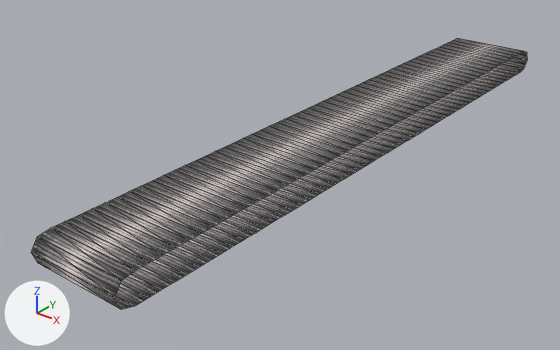
Renders of the FBX model Call_of_du_Tri/Assets/4_Meshs/COD_Conveyor Belt.fbx from each side of a commit.
The view is the same before and after, from a camera (50 mm lens) standing at (57.7, -89.0, 44.4) and looking at (-6.7, -8.4, -5.6). Arrows for +X, +Y and +Z are at lower left; the lights stay in place. Mesh edges are drawn as thin lines. Where no turn or scale is listed for an object, it has been applied to the vertices.

The first picture shows 'Conveyer_Belt'.
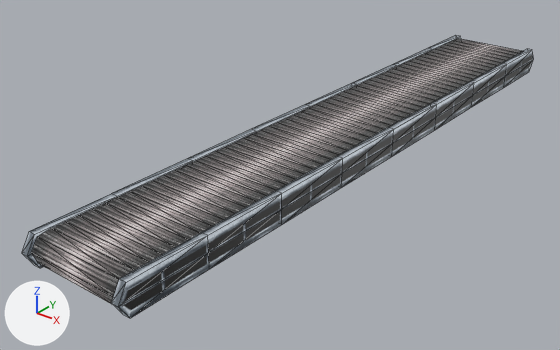
The newer file is also turned or shifted as a whole; pictures and numbers use the older file's frame.

Pixel boxes (x1, y1, x2, y2) of what changed, in the pictures (560 x 350 px):
'Conveyor_Side_L', added: after (111, 49, 533, 318)
'Conveyor_Side_R', now drawn: after (22, 35, 461, 268)

Diff of the bpy script that builds the scene:
```diff
--- a/Call_of_du_Tri/Assets/4_Meshs/COD_Conveyor Belt.fbx.py
+++ b/Call_of_du_Tri/Assets/4_Meshs/COD_Conveyor Belt.fbx.py
@@ img_cod_conveyorsides_tif @@
+img_cod_conveyorsides_tif = load_image('COD_ConveyorSides.tif', '_unpacked/COD_ConveyorSides.tif', 128, 128, 'sRGB')
@@ mat_mat_002 @@
+mat_mat_002 = bpy.data.materials.new('Mat.002')
+# colours: black #000000
+# uses the picture img_cod_conveyorbelt_tif
@@ mat_mat_001 @@
+mat_mat_001 = bpy.data.materials.new('Mat.001')
+# colours: black #000000
+# uses the picture img_cod_conveyorsides_tif
@@ me_mesh @@
 me_mesh.from_pydata(...)  # 222 vertices, 220 faces; spans x -7.6..6.0, y -50.0..50.0, z -1.6..2.4
-me_mesh.materials.append(mat_mat)
+me_mesh.materials.append(mat_mat_002)
@@ me_mesh_001 @@
+me_mesh_001.from_pydata(...)  # 54 vertices, 104 faces; spans x -0.5..0.5, y -50.5..50.5, z -2.1..2.1
+me_mesh_001.materials.append(mat_mat_001)
@@ ob_conveyor_side_l @@
+ob_conveyor_side_l = bpy.data.objects.new('Conveyor_Side_L', me_mesh_001)
+ob_conveyor_side_l.location = (6.5, 0.0, 0.4)
```
